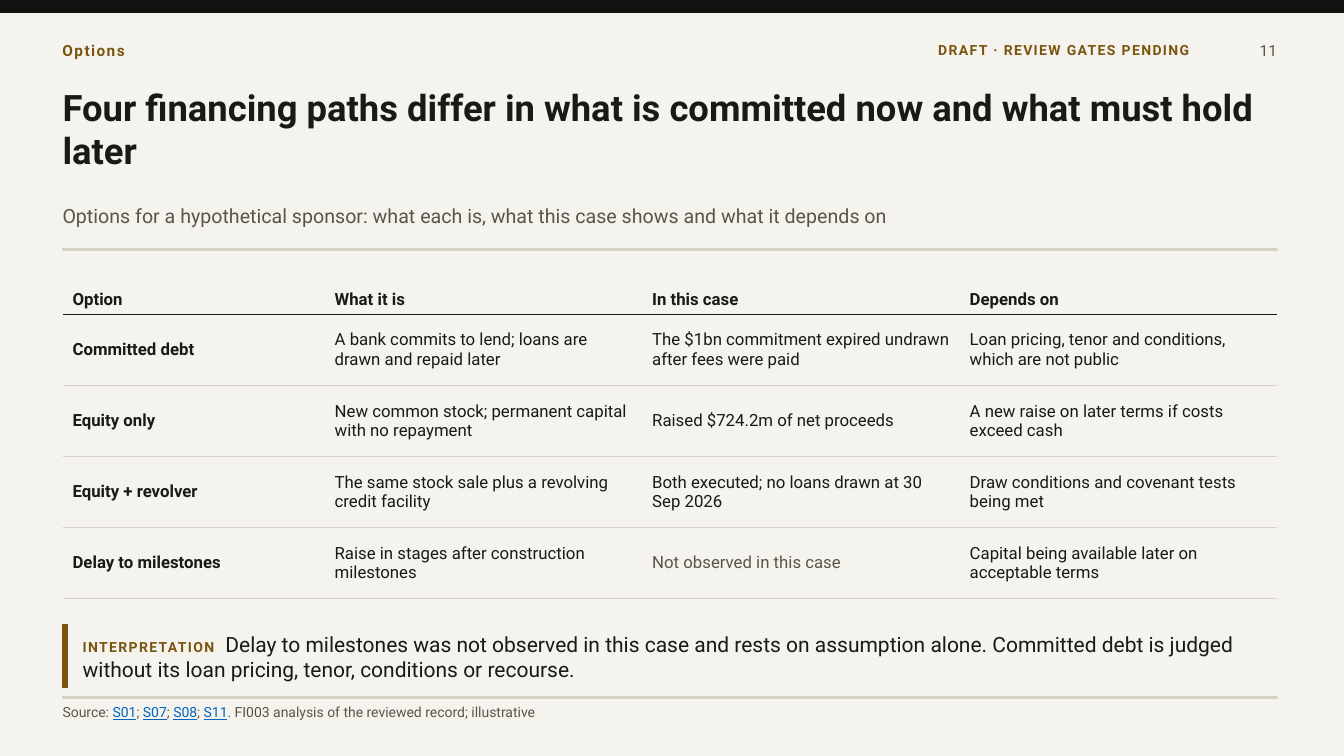
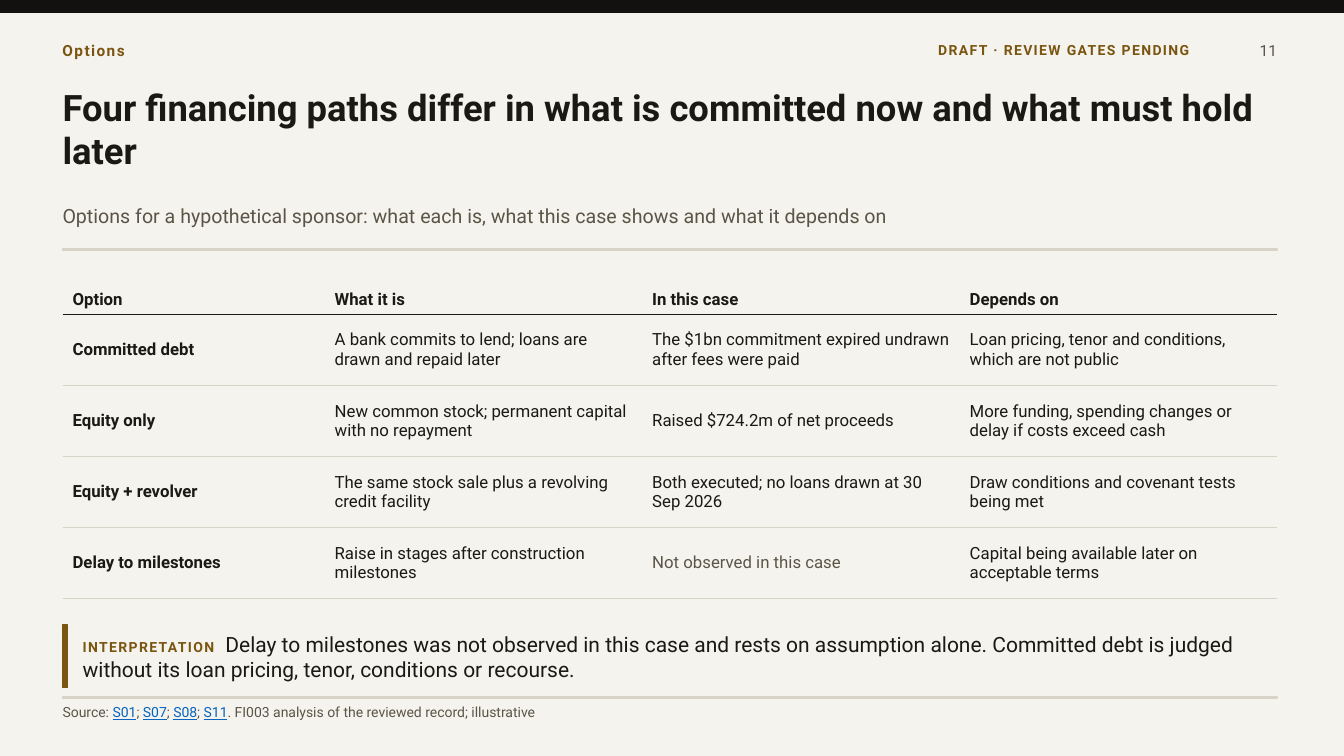
Before and after one commit to VSSpowerlifting/strategic-materials-policy-tracker, a slide deck: slide 11 of research/fi003/outputs/presentation-draft-v091/fi003-jpmorgan-mp-materials-draft-0.9.1.pptx. Drawn at 1344x756 pixels with LibreOffice and Linux fonts; fonts in the diff are those of the drawing. Boxes give left, top, right and bottom in pixels: in the first picture for what was removed or moved away, otherwise in the second. Text is boxed around its words. In the diff, an @@ line names an element or a change of style, - is before the commit and + after.

```diff
--- a/research/fi003/outputs/presentation-draft-v091/fi003-jpmorgan-mp-materials-draft-0.9.1.pptx
+++ b/research/fi003/outputs/presentation-draft-v091/fi003-jpmorgan-mp-materials-draft-0.9.1.pptx
@@ table at (63, 264, 1277, 586) @@
-row 3, column 4: A new raise on later terms if costs exceed cash
+row 3, column 4: More funding, spending changes or delay if costs exceed cash
```
Also in this commit, not shown: 6 other slides changed, 18 other files.
